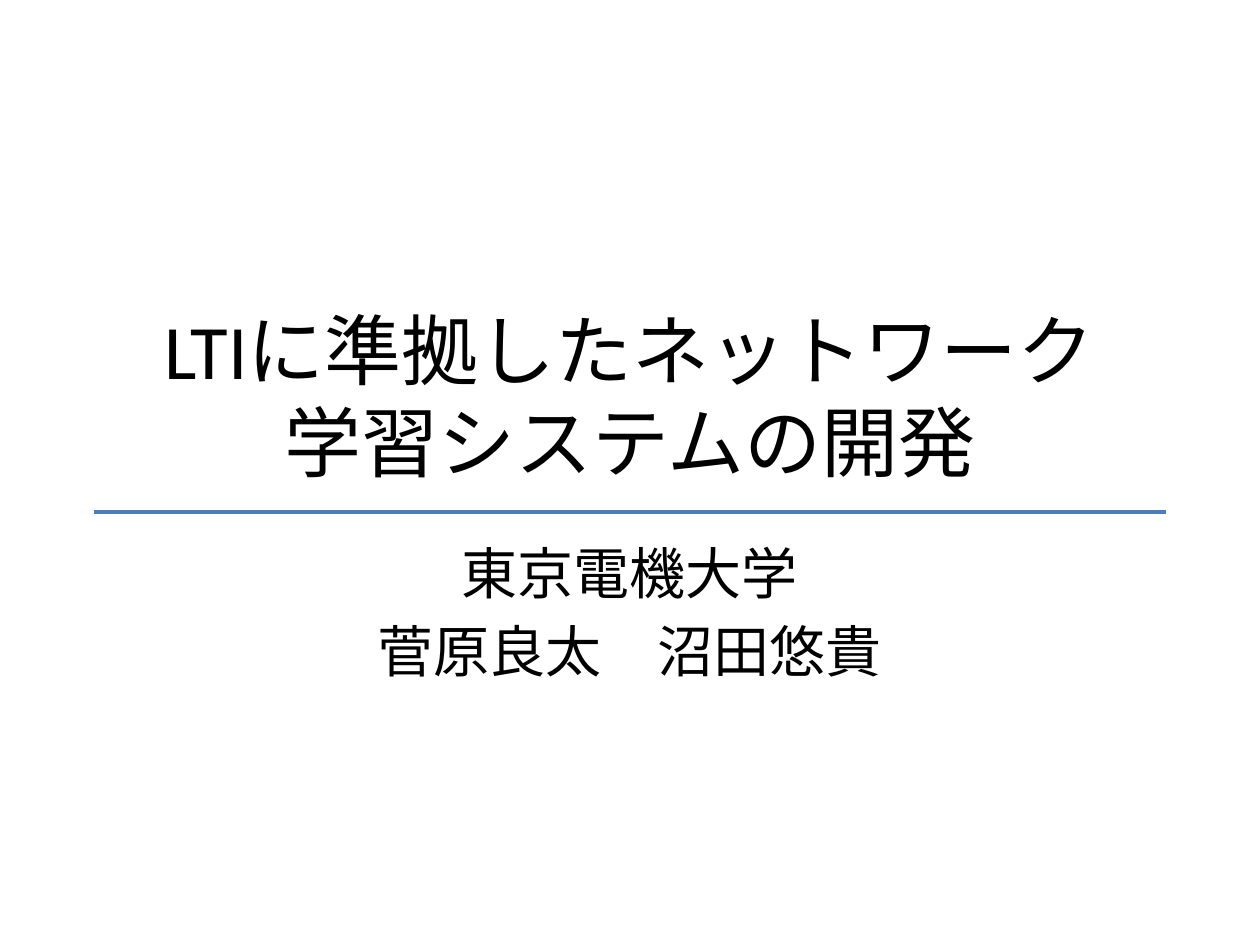
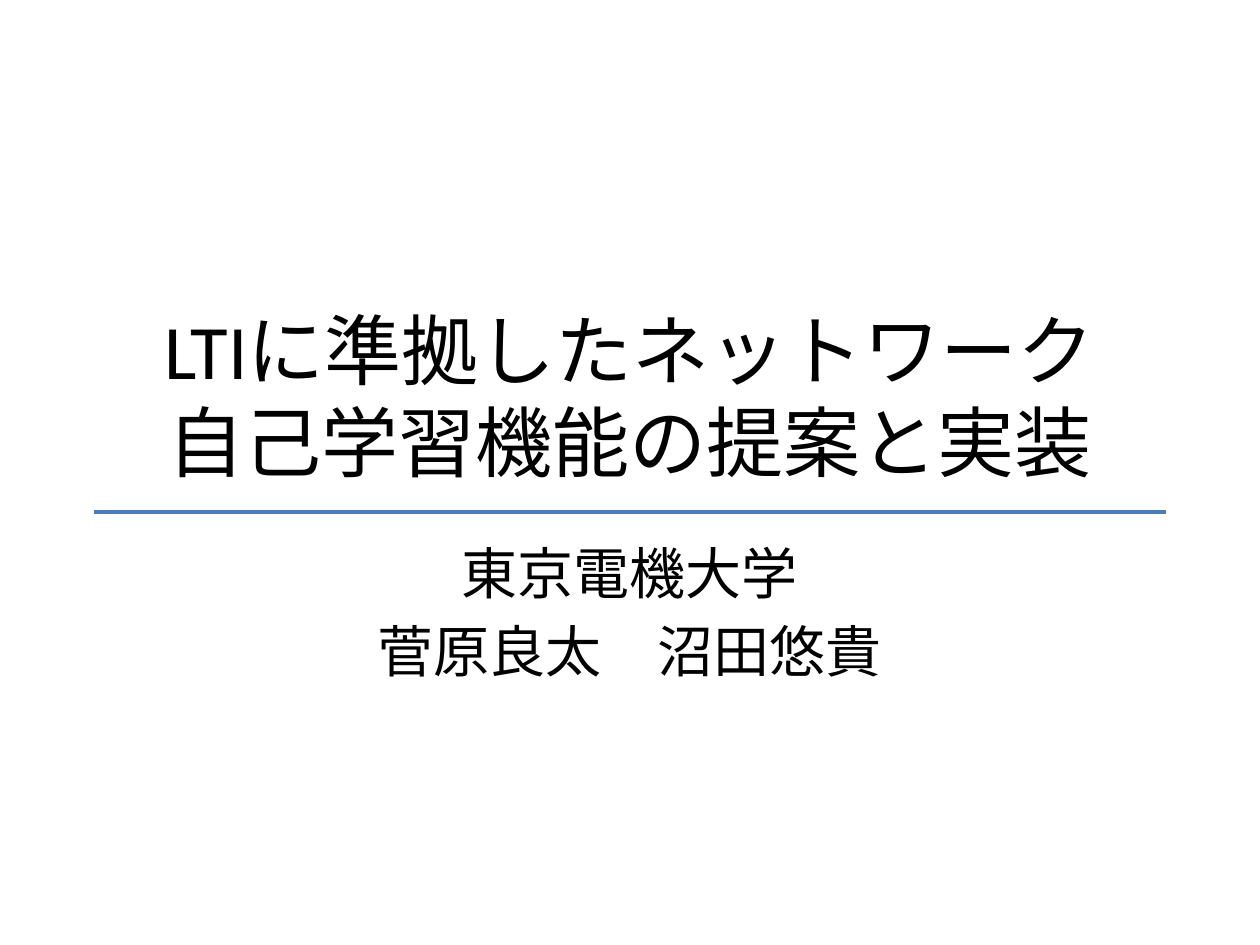
Before and after one commit to fujiLabo/fuji_simu, a slide deck: slide 1 of テンプレ.pptx. Drawn at 1260x945 pixels with LibreOffice and Linux fonts; fonts in the diff are those of the drawing; background and template pictures are left out. Boxes give left, top, right and bottom in pixels: in the first picture for what was removed or moved away, otherwise in the second. Text is boxed around its words. In the diff, an @@ line names an element or a change of style, - is before the commit and + after.

```diff
--- a/テンプレ.pptx
+++ b/テンプレ.pptx
@@ title at bbox=[164, 315, 1095, 478]: text changed @@
-LTIに準拠したネットワーク
-学習システムの開発
+LTIに準拠したネットワーク
+自己学習機能の提案と実装
```
Also in this commit, not shown: 5 other files.
